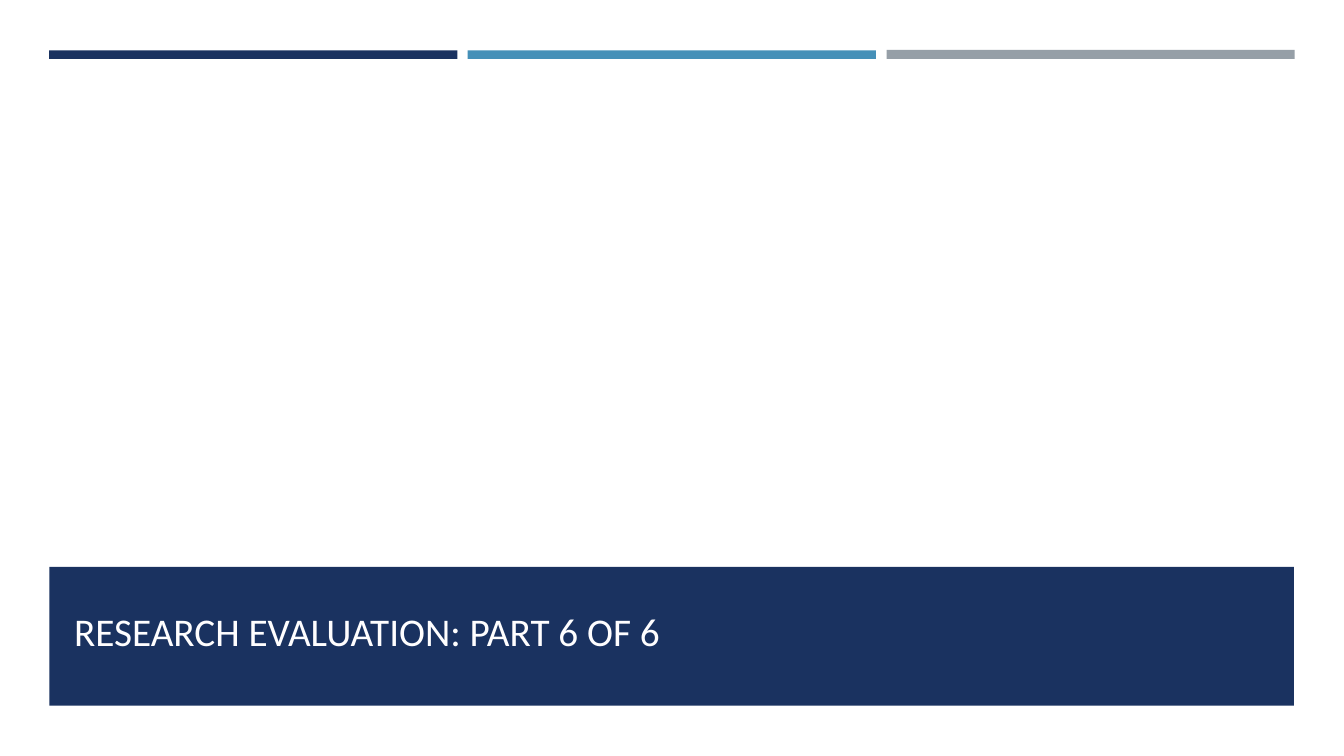
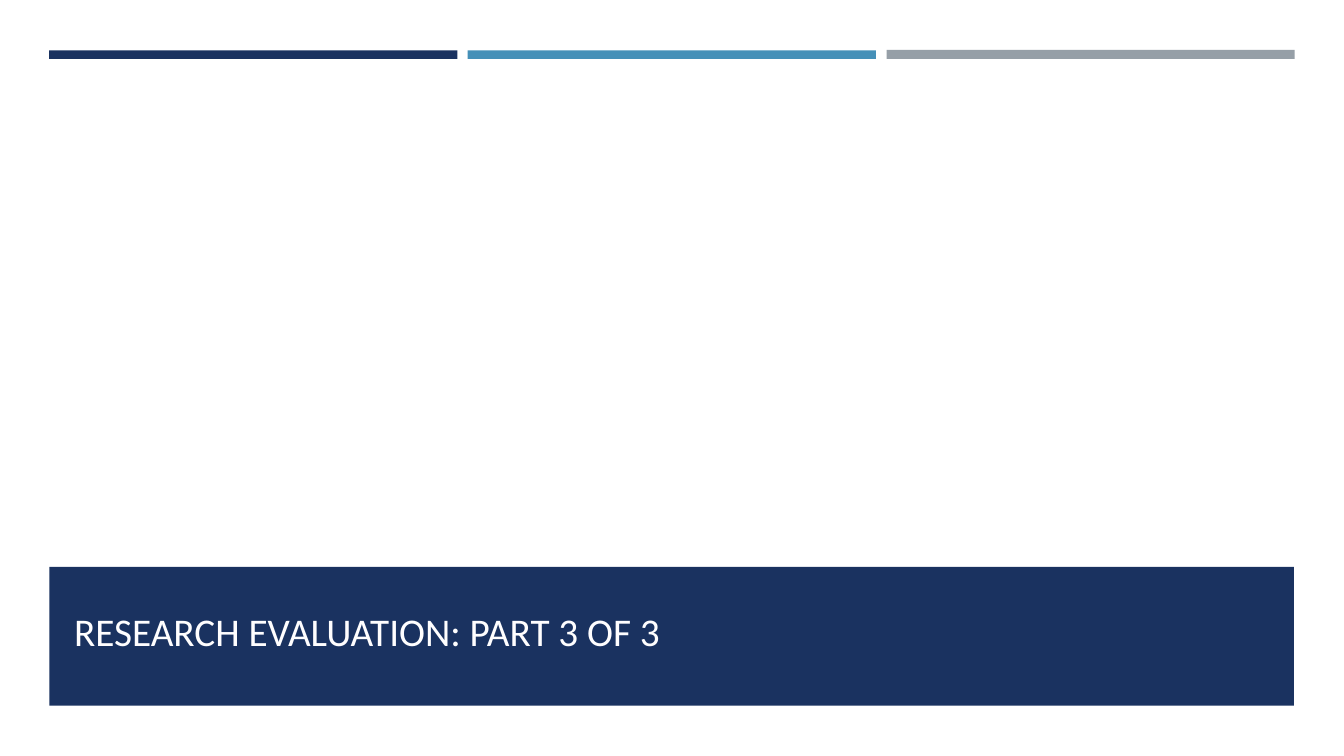
Before and after one commit to slidwell44/MIS6940_finalProject, a slide deck: slide 17 of docs/powerpoint/Class - WI Digital Transformation.pptx. Drawn at 1344x756 pixels with LibreOffice and Linux fonts; fonts in the diff are those of the drawing. Boxes give left, top, right and bottom in pixels: in the first picture for what was removed or moved away, otherwise in the second. Text is boxed around its words. In the diff, an @@ line names an element or a change of style, - is before the commit and + after.

```diff
--- a/docs/powerpoint/Class - WI Digital Transformation.pptx
+++ b/docs/powerpoint/Class - WI Digital Transformation.pptx
@@ title at [74,620,660,647]: text changed @@
-RESEARCH EVALUATION: PART 6 OF 6
+RESEARCH EVALUATION: PART 3 OF 3
```
Also in this commit, not shown: 9 other slides changed, 3 slides added.
